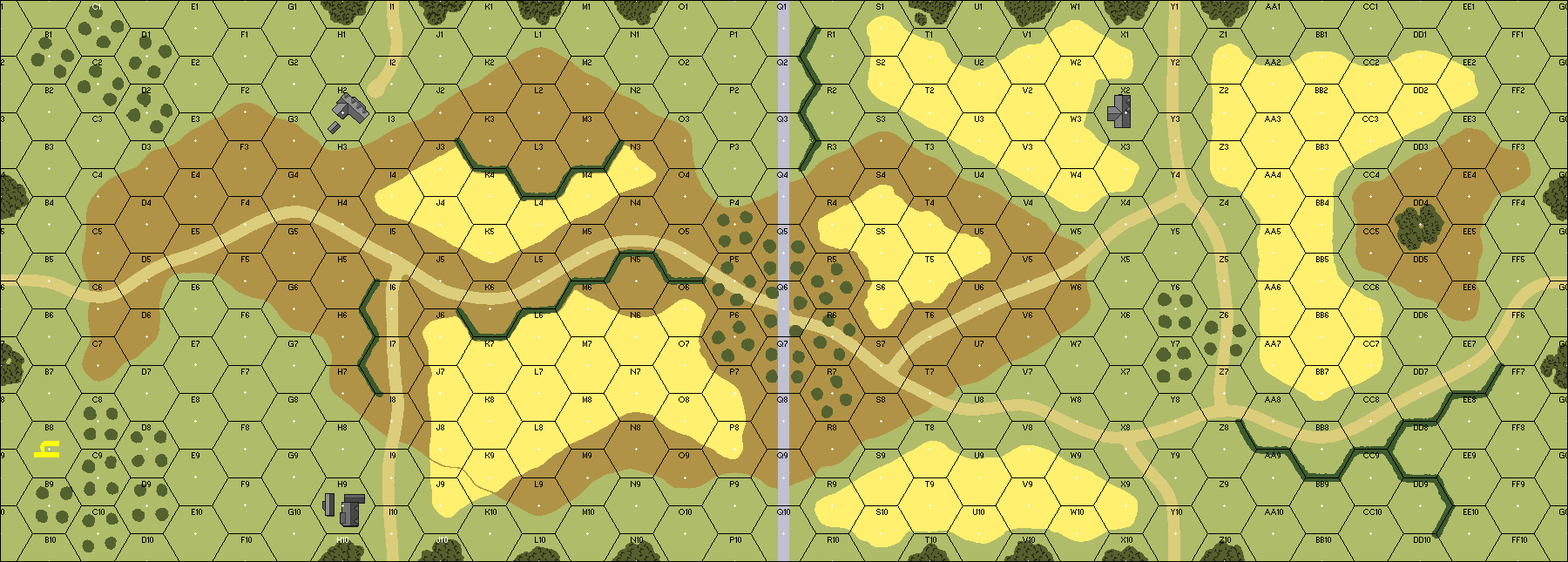
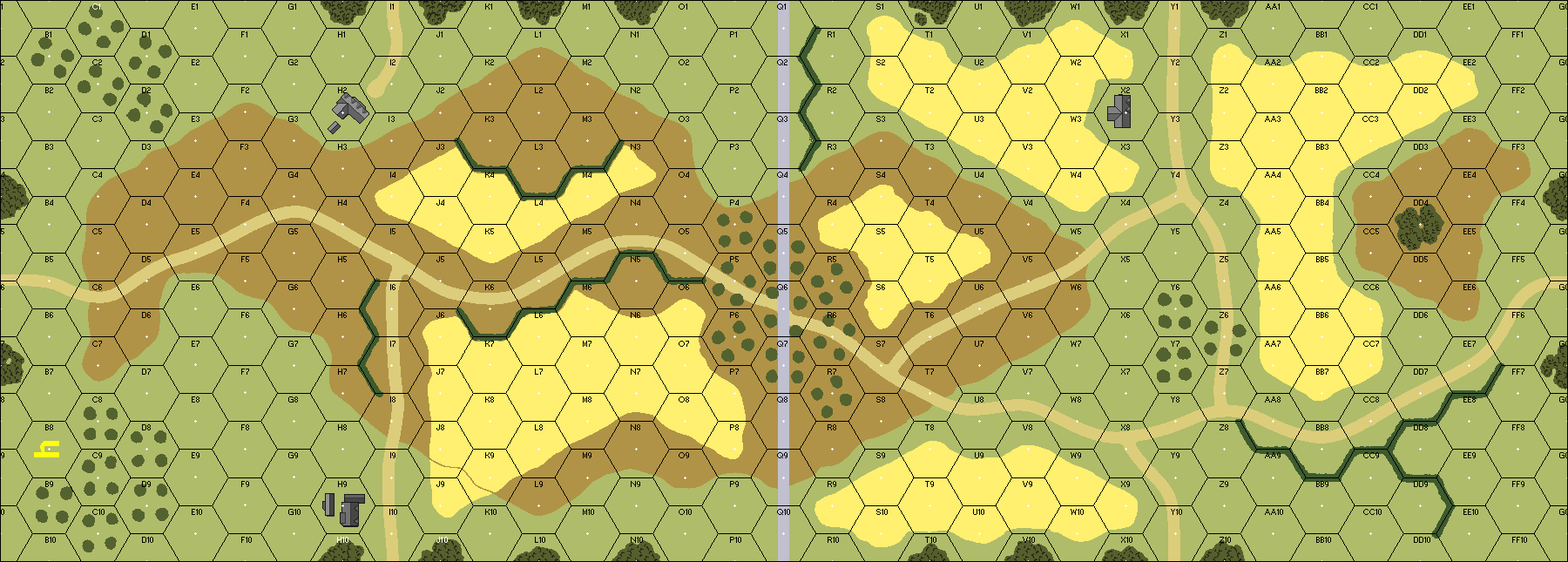
Layer changes from the first 1568px x 562px image to the second:
painted on "dirt roads" over [381, 314, 791, 556]
painted on "L1" over [802, 165, 817, 176]